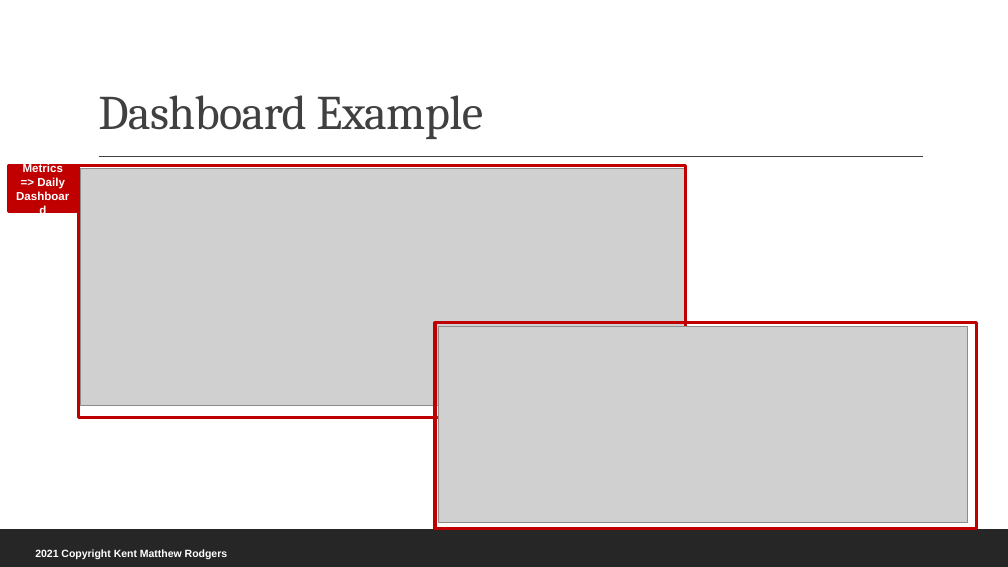
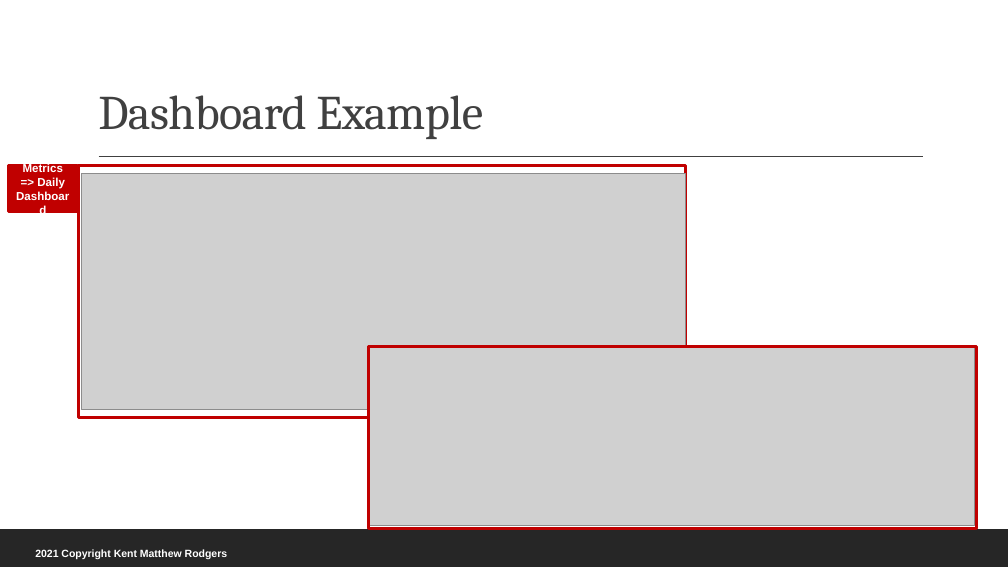
Before and after one commit to rodgerskent/package-delivery, a slide deck: slide 5 of 210112_PackageDelivery_Presentation.pptx. Drawn at 1008x567 pixels with LibreOffice and Linux fonts; fonts in the diff are those of the drawing; grey boxes stand for pictures. Boxes give left, top, right and bottom in pixels: in the first picture for what was removed or moved away, otherwise in the second. Text is boxed around its words. In the diff, an @@ line names an element or a change of style, - is before the commit and + after.

```diff
--- a/210112_PackageDelivery_Presentation.pptx
+++ b/210112_PackageDelivery_Presentation.pptx
@@ picture: place and size @@
-picture at (80, 169, 685, 406)
+picture at (81, 174, 686, 410)
@@ rectangle: place and size @@
-rectangle at (435, 323, 976, 529)
+rectangle at (369, 346, 977, 529)
@@ picture: place and size @@
-picture at (438, 327, 967, 523)
+picture at (370, 346, 975, 526)
```
Also in this commit, not shown: 6 other slides changed, 1 slide added, 1 other file.
